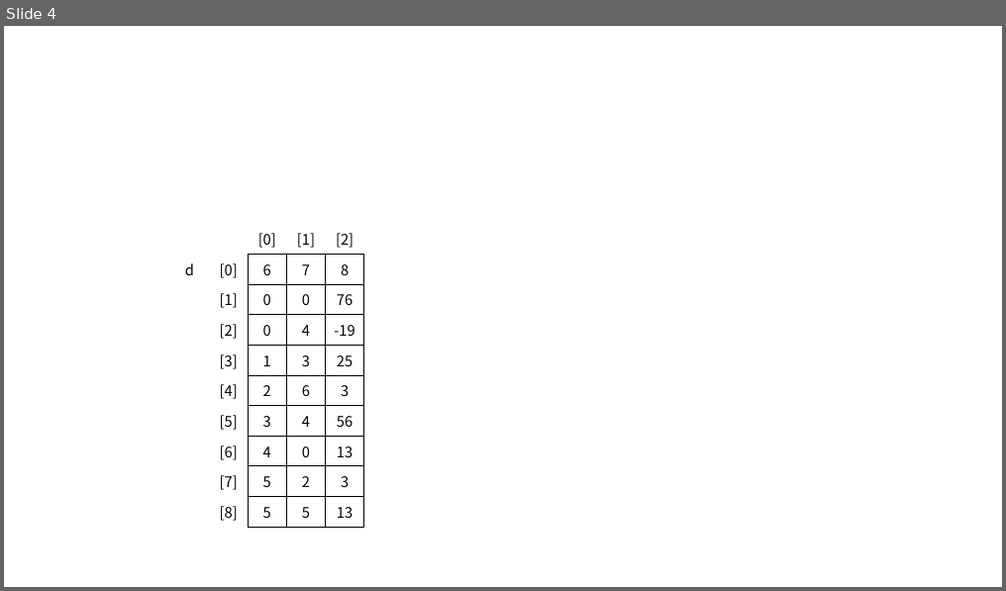
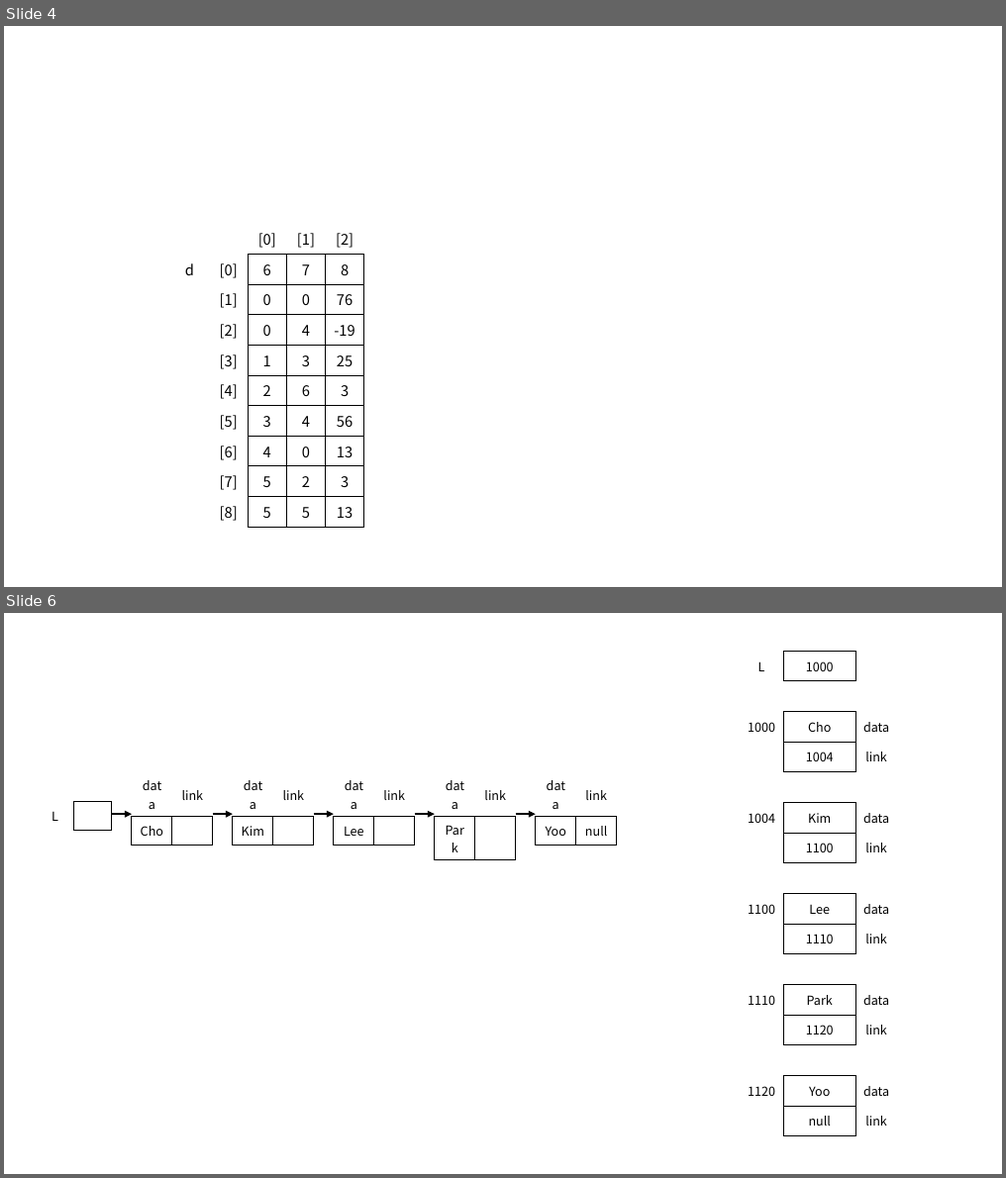
Before and after one commit to Rap0d/rap0d.github.io, a slide deck: assets/form/matrix.pptx. Shown one above the other, each under a label of ours: slide 4 before the commit, slides 4 and 6 after it; the slides between them are not shown. The pictures are 1006x591 and 1006x1178 pixels, drawn with LibreOffice and Linux fonts; fonts in the diff are those of the drawing. Boxes give left, top, right and bottom in pixels: in the first picture for what was removed or moved away, otherwise in the second. Text is boxed around its words. In the diff, an @@ line names an element or a change of style, - is before the commit and + after.

```diff
--- a/assets/form/matrix.pptx
+++ b/assets/form/matrix.pptx
@@ slide 6 added at [4,613,1002,1174], background #FFFFFF @@
@@ table added at [740,652,897,1137], 16 rows, 3 columns @@
+L | 1000 | 
+ |  | 
+1000 | Cho | data
+ | 1004 | link
+ |  | 
+1004 | Kim | data
+ | 1100 | link
+ |  | 
+1100 | Lee | data
+ | 1110 | link
+ |  | 
+1110 | Park | data
+ | 1120 | link
+ |  | 
+1120 | Yoo | data
+ | null | link
@@ table added at [37,773,113,830], 2 rows, 2 columns @@
+ | 
+L | 
@@ table added at [132,773,213,840], 2 rows, 2 columns @@
+data | link
+Cho | 
@@ table added at [233,773,313,840], 2 rows, 2 columns @@
+data | link
+Kim | 
@@ table added at [334,773,414,840], 2 rows, 2 columns @@
+data | link
+Lee | 
@@ table added at [435,773,515,830], 2 rows, 2 columns @@
+data | link
+Park | 
@@ table added at [536,773,617,840], 2 rows, 2 columns @@
+data | link
+Yoo | null
@@ arrow added from (112, 814) to (132, 814), #000000 2.25 pt @@
@@ arrow added from (213, 814) to (233, 814), #000000 2.25 pt @@
@@ arrow added from (314, 814) to (334, 814), #000000 2.25 pt @@
@@ arrow added from (415, 814) to (435, 814), #000000 2.25 pt @@
@@ arrow added from (516, 814) to (536, 814), #000000 2.25 pt @@
```
Also in this commit, not shown: 1 other slide added, 4 other files.
